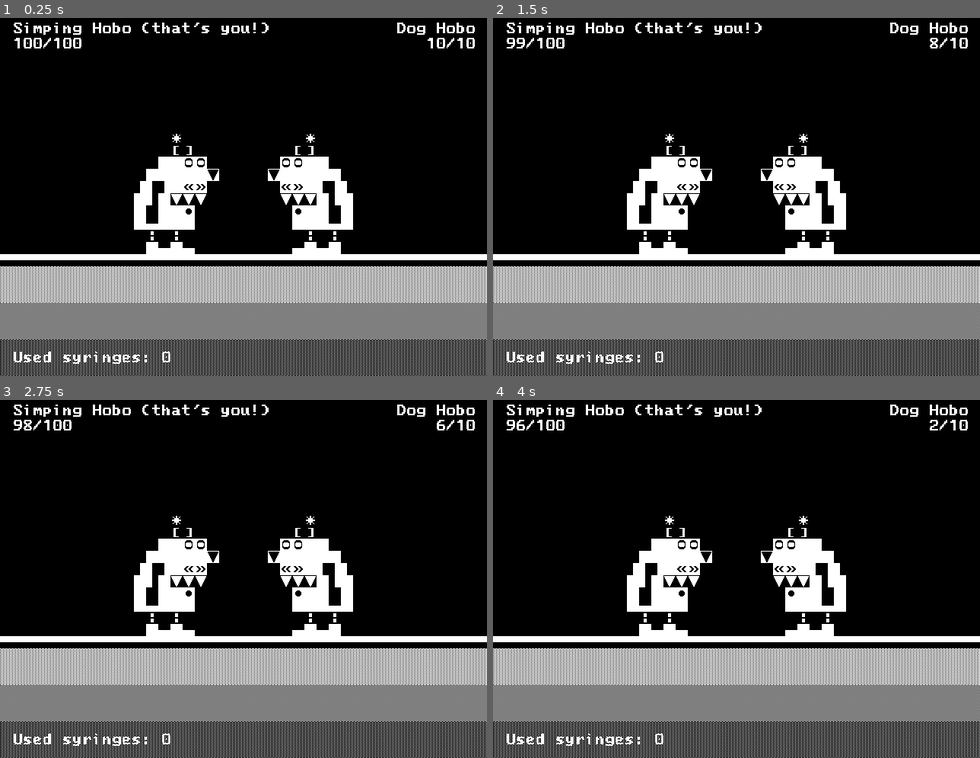
Above: before the commit, frames 1-4 (two rows, left to right).
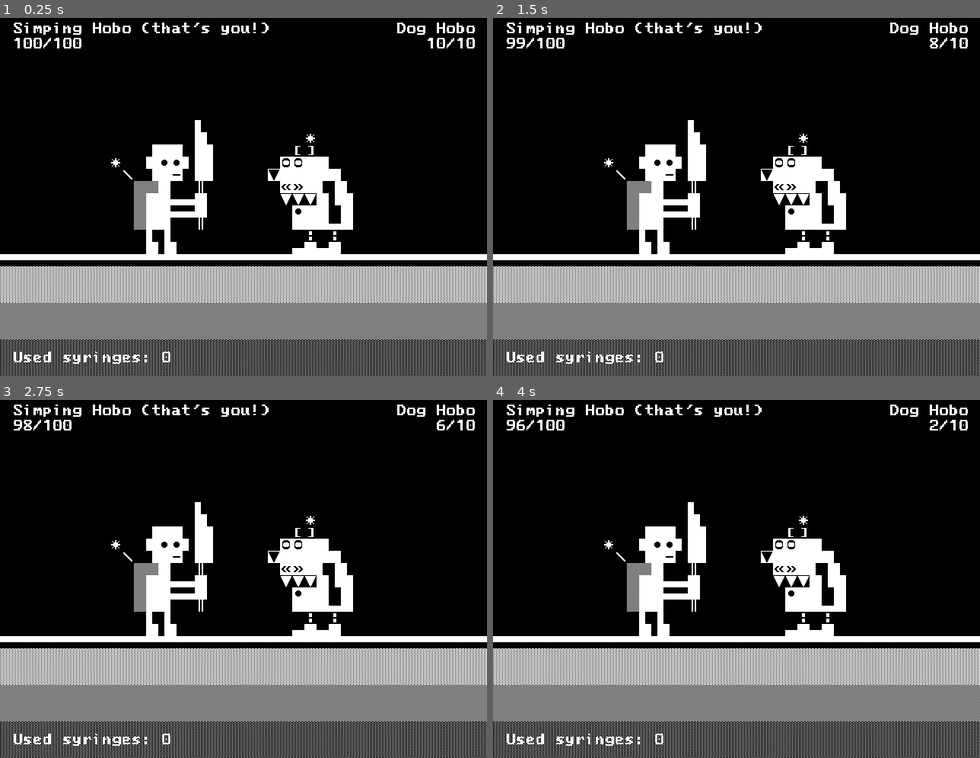
Above: after the commit, the same moments.

Repository: 2shady4u/hobo-battle-arena
Game: Godot game, scene res://src/Game.tscn
The game is run twice, just before and just after one commit, with the same random seed, the same clock (stepped at 60 frames per second) and the same inputs.
Inputs:
- Up to frame 1 (0.25 s): no input
- Up to frame 2 (1.5 s): tap Enter at 0.5 s; tap Space at 1.25 s
- Up to frame 3 (2.75 s): no input
- Up to frame 4 (4 s): tap Enter at 2.75 s; tap Space at 3.5 s

The runs differ from the first frame. In frame 1, 2.3% of the frame differs, in the area x 22-45%, y 28-66%; in frame 2, 2.3%; in frame 3, 2.3%; in frame 4, 2.3%.

Commit message:
Add a bunch more hobos

Diff:
--- /dev/null
+++ b/godot_project/resources/hobo_monsters/LoveHobo.tres
@@ -0,0 +1,13 @@
+[gd_resource type="Resource" load_steps=3 format=2]
+
+[ext_resource path="res://textures/lovehobo.png" type="Texture" id=1]
+[ext_resource path="res://src/resources/HoboMonster.gd" type="Script" id=2]
+
+[resource]
+script = ExtResource( 2 )
+name = "Hobo in Heat"
+health_points = 20
+attack_damage = 2
+attack_speed = 1
+currency_on_death = 2
+texture = ExtResource( 1 )
--- /dev/null
+++ b/godot_project/resources/hobo_monsters/MonsterHobo.tres
@@ -0,0 +1,13 @@
+[gd_resource type="Resource" load_steps=3 format=2]
+
+[ext_resource path="res://textures/monsterhobo.png" type="Texture" id=1]
+[ext_resource path="res://src/resources/HoboMonster.gd" type="Script" id=2]
+
+[resource]
+script = ExtResource( 2 )
+name = "Monster Hobo"
+health_points = 40
+attack_damage = 1
+attack_speed = 1
+currency_on_death = 1
+texture = ExtResource( 1 )
--- a/godot_project/src/game/BattleUI.gd
+++ b/godot_project/src/game/BattleUI.gd
@@ -2,7 +2,6 @@
 
 const PLAYER_NAME := "{0} Hobo (that's you!)"
 const HEALTH_BAR := "{0}/{1}"
-const CURRENCY_LABEL := "Used syringes: {0}"
 
 onready var _player_name_label := $MarginContainer/HB/PlayerVBox/NameLabel
 onready var _player_health_label := $MarginContainer/HB/PlayerVBox/HealthLabel
@@ -39,8 +38,6 @@
 	_respawn_timer.connect("timeout", self, "_on_respawn_timer_timeout")
 
 	saved_game = State.saved_game
-	saved_game.connect_node_to_setting("currency", self, "_on_currency_changed")
-	_on_currency_changed(saved_game.currency)
 
 	_spawn_player()
 	_spawn_monster()
@@ -63,9 +60,6 @@
 
 func _on_respawn_timer_timeout() -> void:
 	_spawn_monster()
-
-func _on_currency_changed(currency : int) -> void:
-	_currency_label.text = CURRENCY_LABEL.format([currency])
 
 func _on_player_max_health_changed(player_max_health : int) -> void:
 	update_player_health_label()
--- a/godot_project/src/game/BattleUI.tscn
+++ b/godot_project/src/game/BattleUI.tscn
@@ -1,9 +1,11 @@
-[gd_scene load_steps=8 format=2]
+[gd_scene load_steps=10 format=2]
 
 [ext_resource path="res://textures/doghobo.png" type="Texture" id=1]
 [ext_resource path="res://src/game/BattleUI.gd" type="Script" id=2]
 [ext_resource path="res://textures/background.png" type="Texture" id=3]
 [ext_resource path="res://fonts/Ac437_ACM_VGA_8x8_dynamicfont.tres" type="DynamicFont" id=4]
+[ext_resource path="res://src/game/battle_ui/CurrencyLabel.gd" type="Script" id=5]
+[ext_resource path="res://textures/playerhobo.png" type="Texture" id=6]
 
 [sub_resource type="Theme" id=3]
 default_font = ExtResource( 4 )
@@ -49,8 +51,7 @@
 
 [node name="Player" type="Sprite" parent="."]
 position = Vector2( 224, 224 )
-texture = ExtResource( 1 )
-flip_h = true
+texture = ExtResource( 6 )
 
 [node name="CooldownTimer" type="Timer" parent="Player"]
 
@@ -125,6 +126,7 @@
 margin_bottom = 464.0
 size_flags_vertical = 8
 text = "Used syringes: 10"
+script = ExtResource( 5 )
 
 [node name="RespawnTimer" type="Timer" parent="."]
 one_shot = true
--- /dev/null
+++ b/godot_project/src/game/battle_ui/CurrencyLabel.gd
@@ -0,0 +1,11 @@
+extends Label
+
+const CURRENCY_LABEL := "Used syringes: {0}"
+
+func _ready():
+	var saved_game = State.saved_game
+	saved_game.connect_node_to_setting("currency", self, "_on_currency_changed")
+	_on_currency_changed(saved_game.currency)
+
+func _on_currency_changed(currency : int) -> void:
+	text = CURRENCY_LABEL.format([currency])
Binary file added: godot_project/textures/lovehobo.png
Not shown, added: godot_project/textures/lovehobo.png.import
Binary file added: godot_project/textures/monsterhobo.png
Not shown, added: godot_project/textures/monsterhobo.png.import
Binary file added: godot_project/textures/playerhobo.png
Not shown, added: godot_project/textures/playerhobo.png.import
Not shown, added: godot_project/textures/lovehobo.xp
Not shown, added: godot_project/textures/monsterhobo.xp
Not shown, added: godot_project/textures/playerhobo.xp
